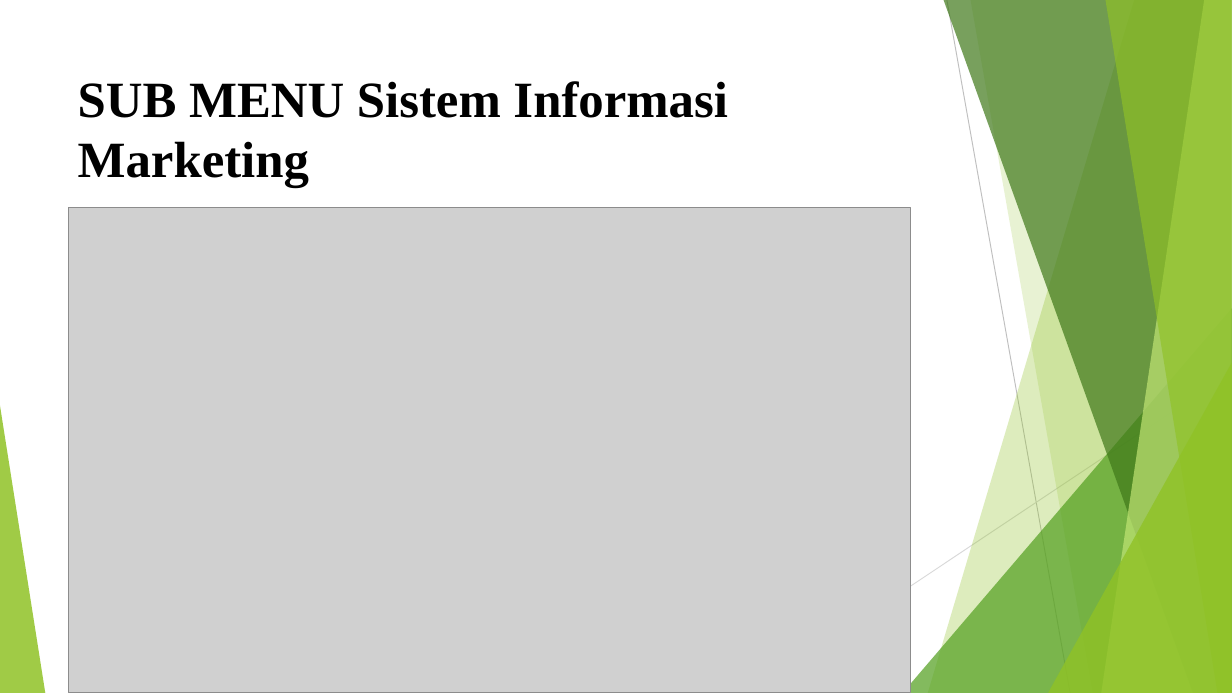
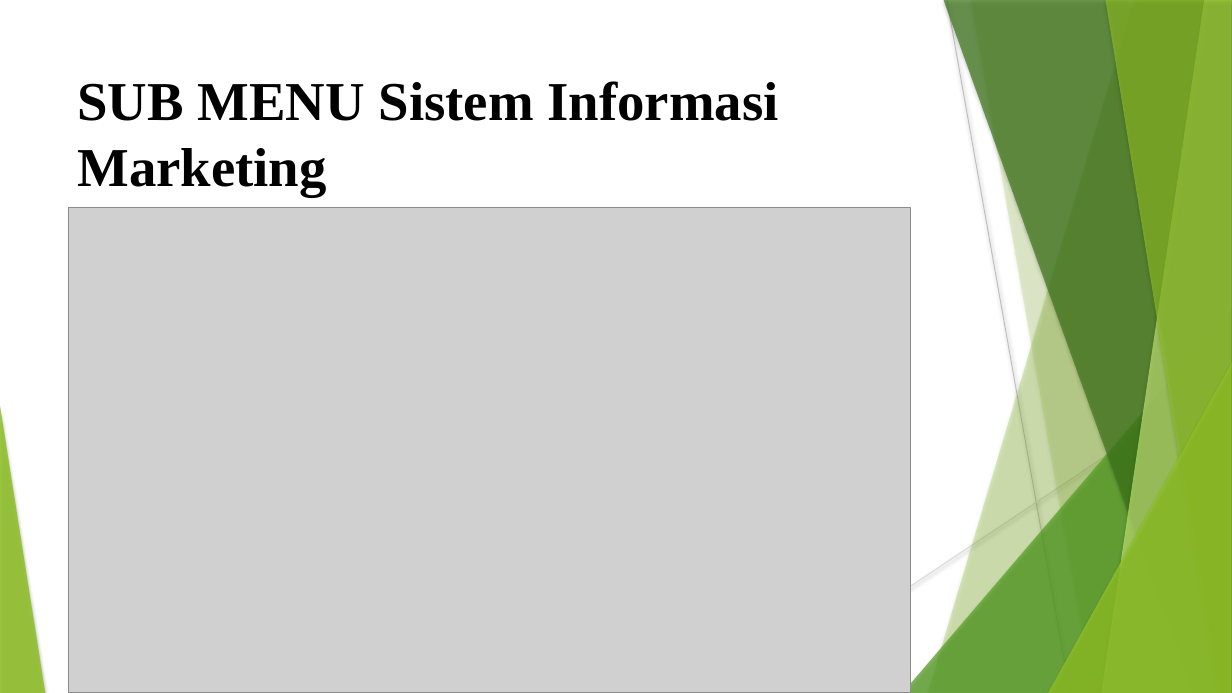
Before and after one commit to jeremia31/kp-magang, a slide deck: slide 9 of ANALISIS DAN PERCANGAN SISTEM MANAJEMEN DATA MARKETING.pptx (slide 10 before the commit). Drawn at 1232x693 pixels with LibreOffice and Linux fonts; fonts in the diff are those of the drawing; grey boxes stand for pictures. Boxes give left, top, right and bottom in pixels: in the first picture for what was removed or moved away, otherwise in the second. Text is boxed around its words. In the diff, an @@ line names an element or a change of style, - is before the commit and + after.

```diff
--- a/ANALISIS DAN PERCANGAN SISTEM MANAJEMEN DATA MARKETING.pptx
+++ b/ANALISIS DAN PERCANGAN SISTEM MANAJEMEN DATA MARKETING.pptx
@@ line (947, 0) - (1070, 693): stroke #BFBFBF 0.75 pt to #BFBFBF 0.74 pt @@
@@ freeform shape at [970, 0, 1232, 693]: shadow on; outline redrawn @@
@@ text "SUB MENU Sistem Informasi Marketing" at [78, 81, 779, 197]: size 39.6 to 42.7 pt @@
@@ line (1232, 372) - (750, 693): stroke #D9D9D9 0.75 pt to #D9D9D9 0.74 pt @@
@@ shadow on in 7 elements at [928, 0, 1232, 693], [903, 308, 1232, 693], [944, 0, 1232, 693], [1102, 0, 1232, 693], [1105, 0, 1232, 693], [1048, 363, 1232, 693], [0, 406, 45, 693] @@
```
Also in this commit, not shown: 8 other slides changed, 2 slides added, 3 slides removed, 1 other file.
